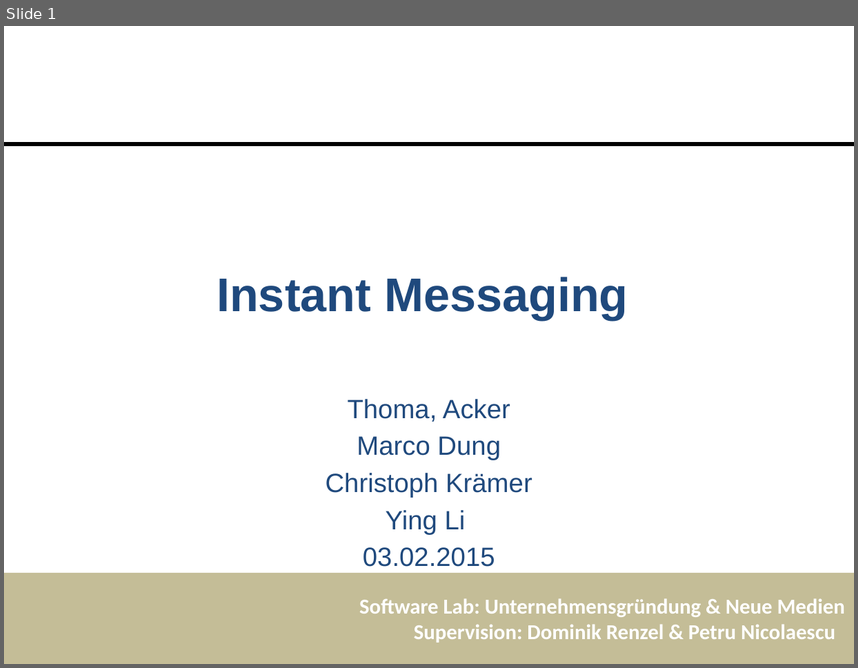
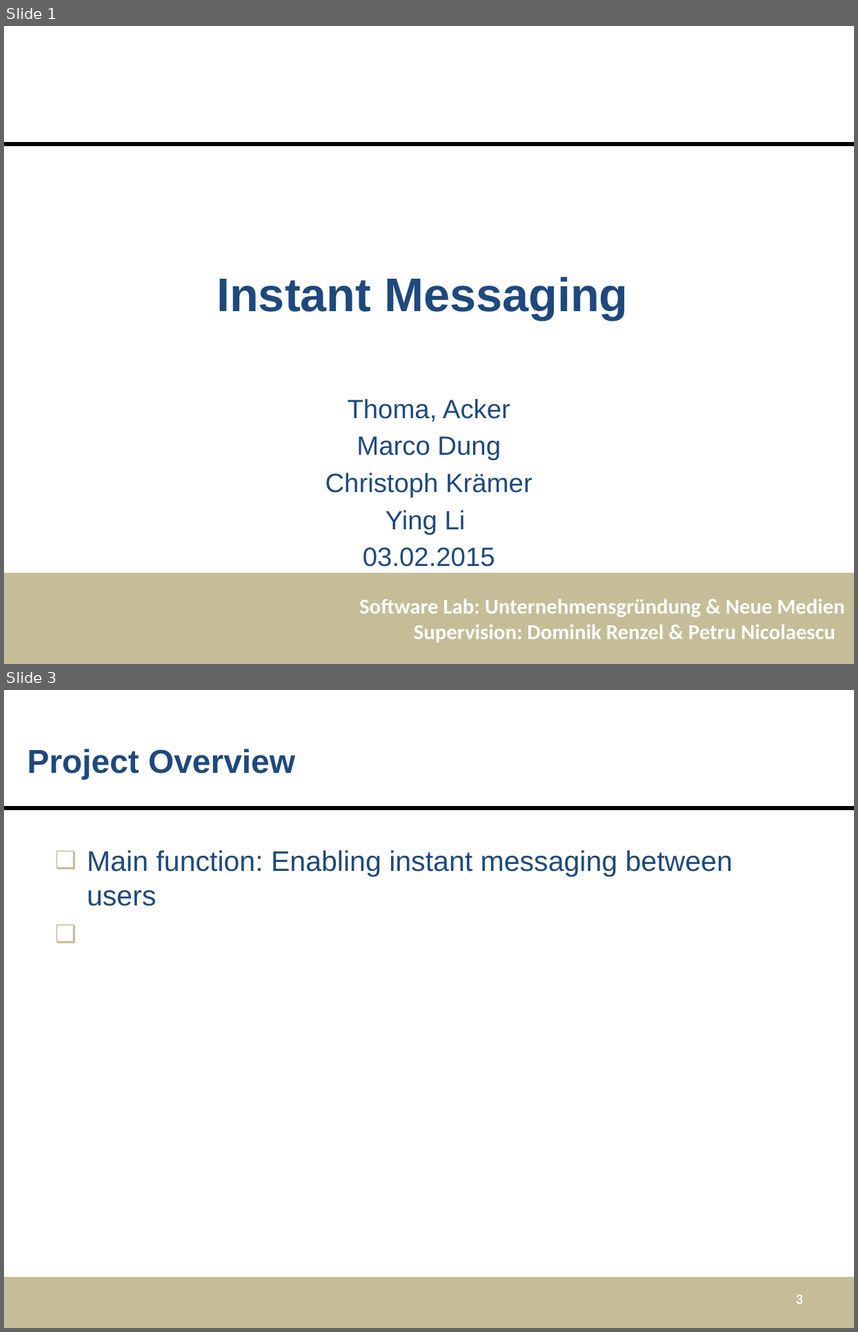
Before and after one commit to mdger/UGNM_Instantmessaging, a slide deck: LAS2peer-Template-Project/doc/Presentation_template.pptx. Shown one above the other, each under a label of ours: slide 1 before the commit, slides 1 and 3 after it; the slides between them are not shown. The pictures are 858x668 and 858x1332 pixels, drawn with LibreOffice and Linux fonts; fonts in the diff are those of the drawing; background and template pictures are left out. Boxes give left, top, right and bottom in pixels: in the first picture for what was removed or moved away, otherwise in the second. Text is boxed around its words. In the diff, an @@ line names an element or a change of style, - is before the commit and + after.

```diff
--- a/LAS2peer-Template-Project/doc/Presentation_template.pptx
+++ b/LAS2peer-Template-Project/doc/Presentation_template.pptx
@@ slide 3 added at bbox=[4, 690, 854, 1328], background #FFFFFF; not listed: 1 template element that a slide beside it also shows @@
@@ title added at bbox=[27, 749, 295, 779], 28 pt, text #1F497D, bold @@
+Project Overview
@@ text added at bbox=[87, 850, 733, 906], 24 pt, text #1F497D @@
+❑ Main function: Enabling instant messaging between users
@@ rectangle added at bbox=[4, 1276, 854, 1328], fill #C4BD97 @@
@@ page number added at bbox=[796, 1294, 803, 1303], 12 pt, text #FFFFFF, bold @@
+3
```
Also in this commit, not shown: 1 slide changed, 1 other slide added.
